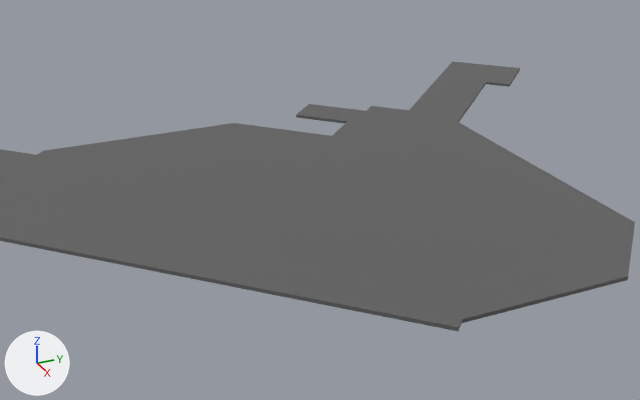
The Blender file wilkinson.blend as it was, and as the next commit left it.
The view is the same before and after, from a 50 mm lens placed at (49.4, -24.3, 20.5), pointed at (9.3, -6.3, 0.4). Every picture has the same lights, and +X, +Y and +Z are marked at lower left.

Names of what the first picture shows: 'floor'.
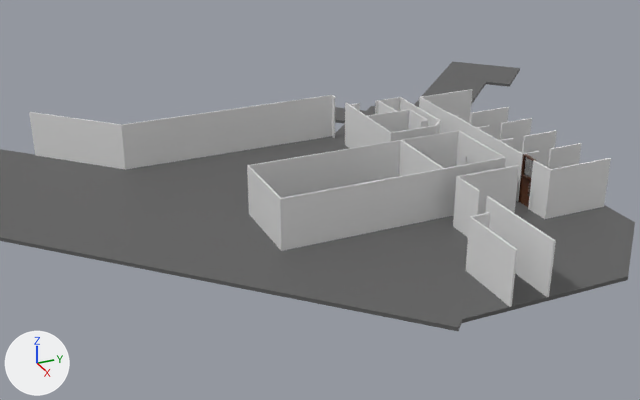
Where the newer file only moved an object's origin or applied its transform, the numbers keep the older frame.

Location of each change, (x1, y1, x2, y2) in pixels of the pictures (640 x 400 px):
'innerwall', shown
    after: (29, 89, 611, 307)
'Panel.001', shown
    after: (520, 177, 531, 207)
'door-plate-wood-glass', shown
    after: (524, 157, 533, 178)
'door-plate-wood-frame', shown
    after: (521, 154, 536, 181)
'WoodenDoor', shown
    after: (518, 175, 531, 206)

The change, as a list of edits to the scene's bpy script:
```text
Change ob_innerwall:
    remove ob_innerwall.hide_set(True)
Change ob_woodendoor:
    remove ob_woodendoor.hide_set(True)  # its collection is switched off
Change ob_panel_001:
    remove ob_panel_001.hide_set(True)  # its collection is switched off
Change ob_door_plate_wood_frame:
    remove ob_door_plate_wood_frame.hide_set(True)  # its collection is switched off
Change ob_door_plate_wood_glass:
    remove ob_door_plate_wood_glass.hide_set(True)  # its collection is switched off
```
